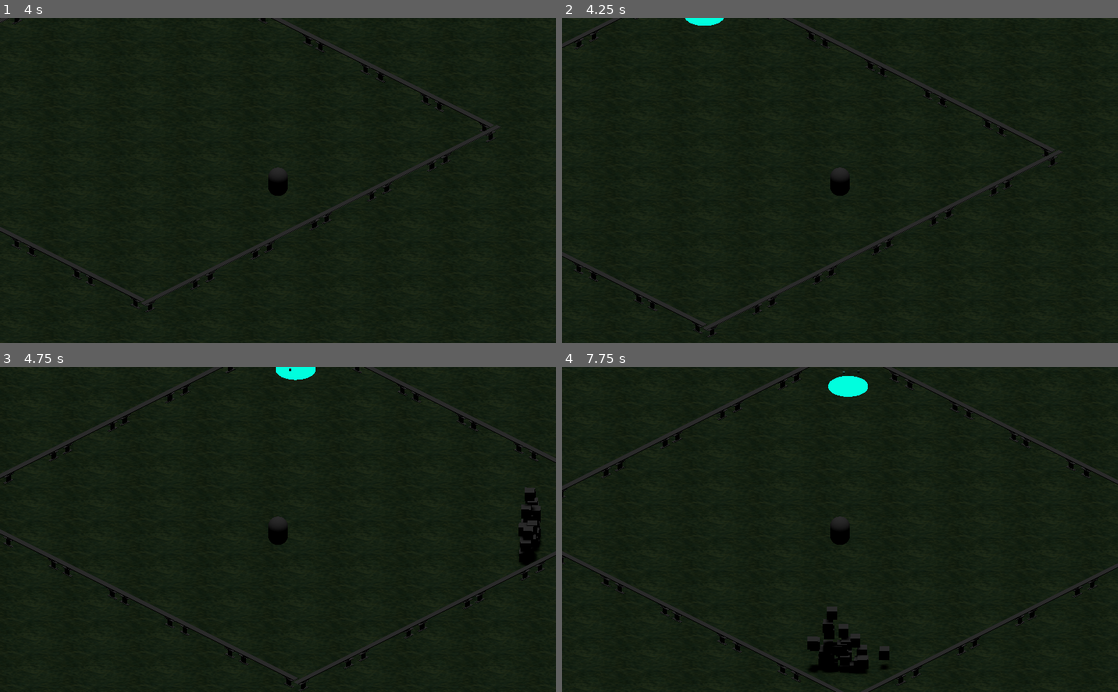
Above: before the commit, frames 1-4 (two rows, left to right).
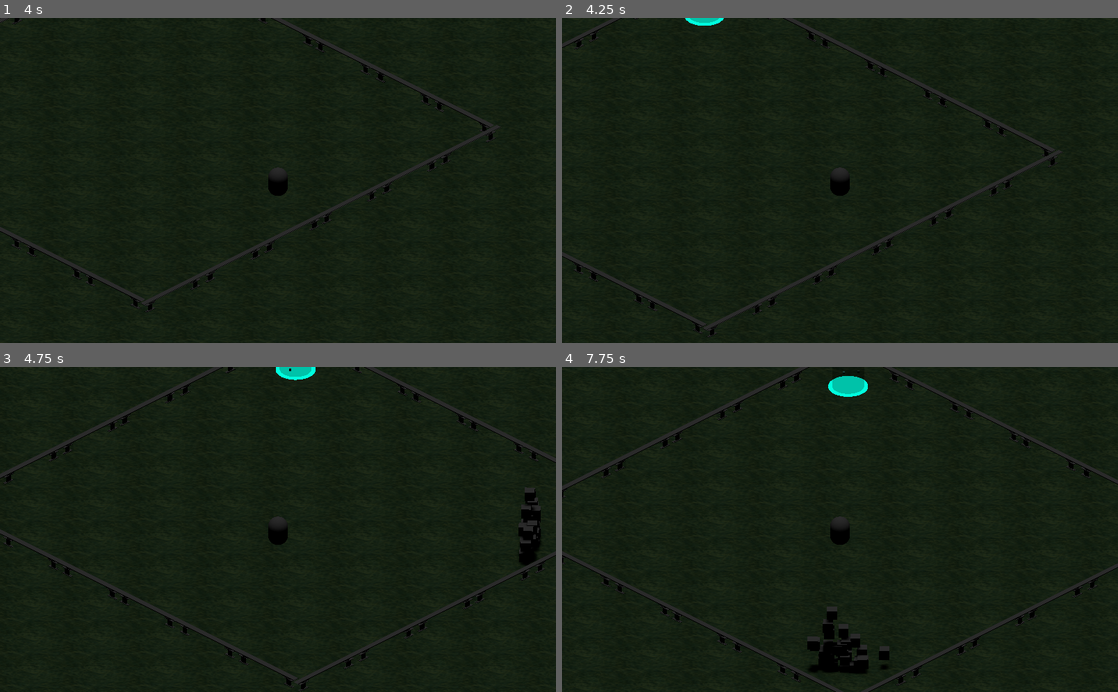
Above: after the commit, the same moments.

Repository: Actual-Heathen/Rosary
Game: Godot game, scene res://scenes/title.tscn
The game is run twice, just before and just after one commit, with the same random seed, the same clock (stepped at 60 frames per second) and the same inputs.
Inputs:
- Up to frame 1 (4 s): click "start" at 0.5 s; tap Enter at 1.25 s; hold D (right) 1.28-2.03 s; tap Space (boost) at 1.35, 2.85 s; hold S (back) 2.03-2.78 s; tap M (monster) at 2.1, 3.6 s; hold D (right) 2.78-3.53 s; hold W (forward) from 3.53 s (still down)
- Up to frame 2 (4.25 s): keep holding W (forward)
- Up to frame 3 (4.75 s): release W (forward) at 4.28 s; hold A (left) from 4.28 s (still down); tap Space (boost) at 4.35 s
- Up to frame 4 (7.75 s): tap M (monster) at 5.1, 6.6 s; release A (left) at 5.78 s; hold S (back) 5.78-6.53 s; tap Space (boost) at 5.85, 7.35 s; hold D (right) 6.53-7.28 s; hold W (forward) from 7.28 s (still down)

Frame 1 is identical in both runs. In frame 2, less than 0.1% of the frame differs, in the area x 23-29%, y 0-2%; in frame 3, 0.1%; in frame 4, 0.3%, in the area x 48-55%, y 2-9%.

Commit message:
added light

Diff:
--- a/prefabs/scene_loader.tscn
+++ b/prefabs/scene_loader.tscn
@@ -58,6 +58,12 @@
 custom_aabb = AABB( -1, -1, -1, 0, 0, 0 )
 size = Vector3( 0.1, 0.1, 0.1 )
 
+[sub_resource type="CylinderMesh" id=8]
+
+[sub_resource type="SpatialMaterial" id=9]
+flags_transparent = true
+albedo_color = Color( 0, 0.968627, 1, 0.454902 )
+
 [node name="scene_loader" type="Spatial"]
 transform = Transform( 2, 0, 0, 0, 2, 0, 0, 0, 2, 0, 0, 0 )
 script = ExtResource( 3 )
@@ -91,5 +97,10 @@
 [node name="AudioStreamPlayer" type="AudioStreamPlayer" parent="."]
 stream = ExtResource( 4 )
 
+[node name="MeshInstance2" type="MeshInstance" parent="."]
+transform = Transform( 0.8, 0, 0, 0, 30, 0, 0, 0, 0.8, 0, 30, 0 )
+mesh = SubResource( 8 )
+material/0 = SubResource( 9 )
+
 [connection signal="body_entered" from="body" to="." method="_on_body_body_entered"]
 [connection signal="timeout" from="Timer" to="." method="_on_Timer_timeout"]
Not shown: 1 places in prefabs/scene_loader.tscn that only renumber resources
